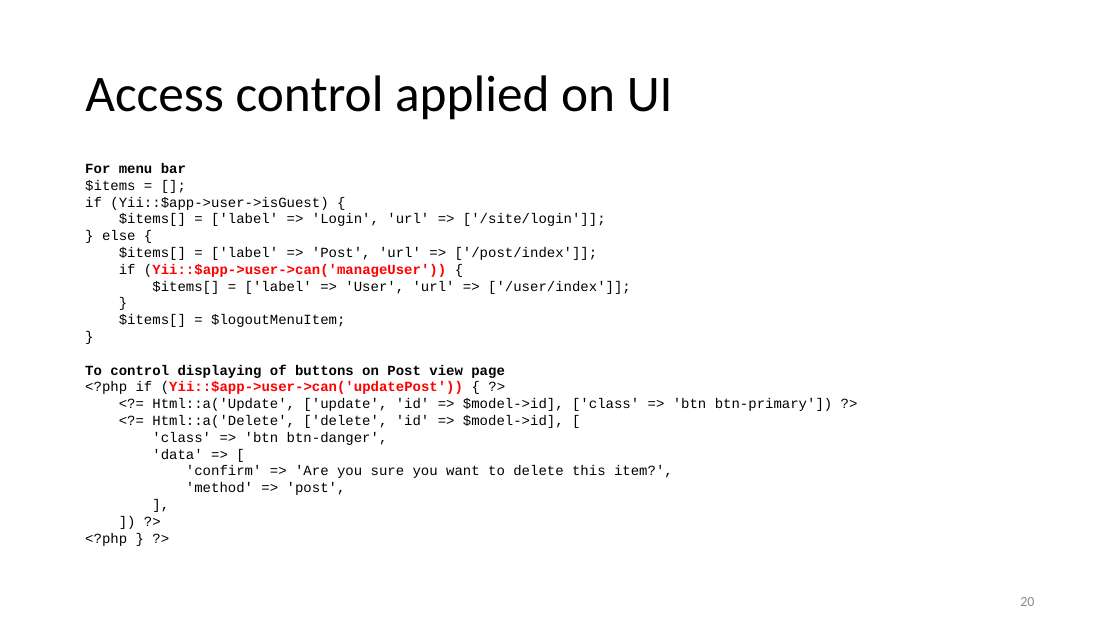
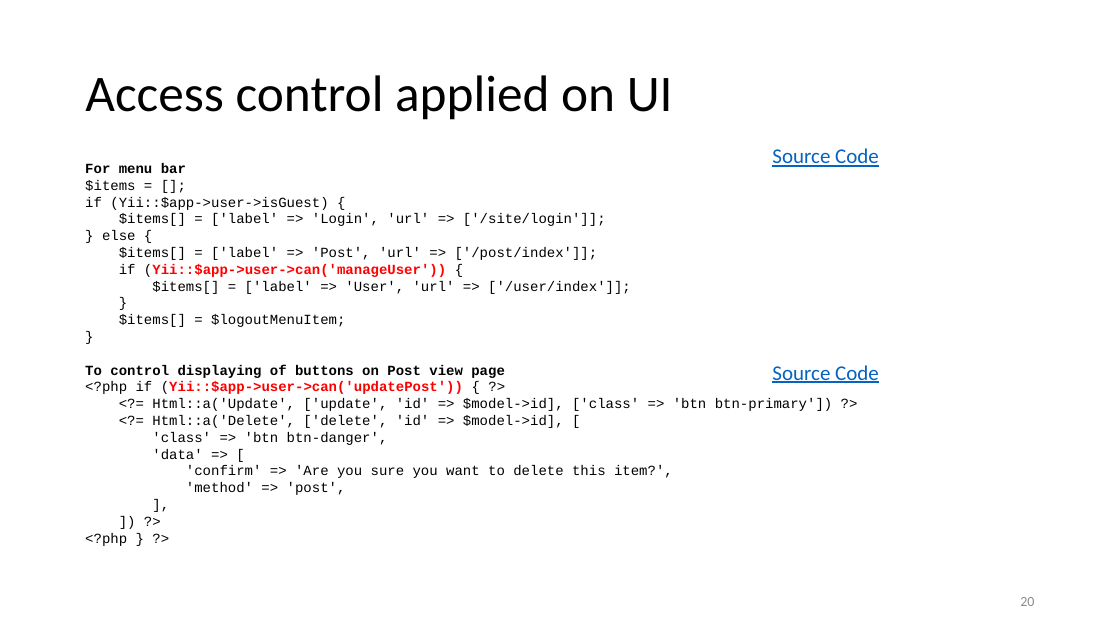
Before and after one commit to umbalaconmeogia/yii2-rbac-tutorial, a slide deck: slide 20 of docs/tutorial/Yii2RbacTutorial.pptx. Drawn at 1120x630 pixels with LibreOffice and Linux fonts; fonts in the diff are those of the drawing. Boxes give left, top, right and bottom in pixels: in the first picture for what was removed or moved away, otherwise in the second. Text is boxed around its words. In the diff, an @@ line names an element or a change of style, - is before the commit and + after.

Commit message:
Add link to source code into tutorial presentation.

```diff
--- a/docs/tutorial/Yii2RbacTutorial.pptx
+++ b/docs/tutorial/Yii2RbacTutorial.pptx
@@ text added at <box>772,148,879,167</box>, 18 pt, text #0563C1, underline @@
+Source Code
@@ text added at <box>772,365,879,383</box>, 18 pt, text #0563C1, underline @@
+Source Code
```
Also in this commit, not shown: 3 other slides changed, 1 other file.
